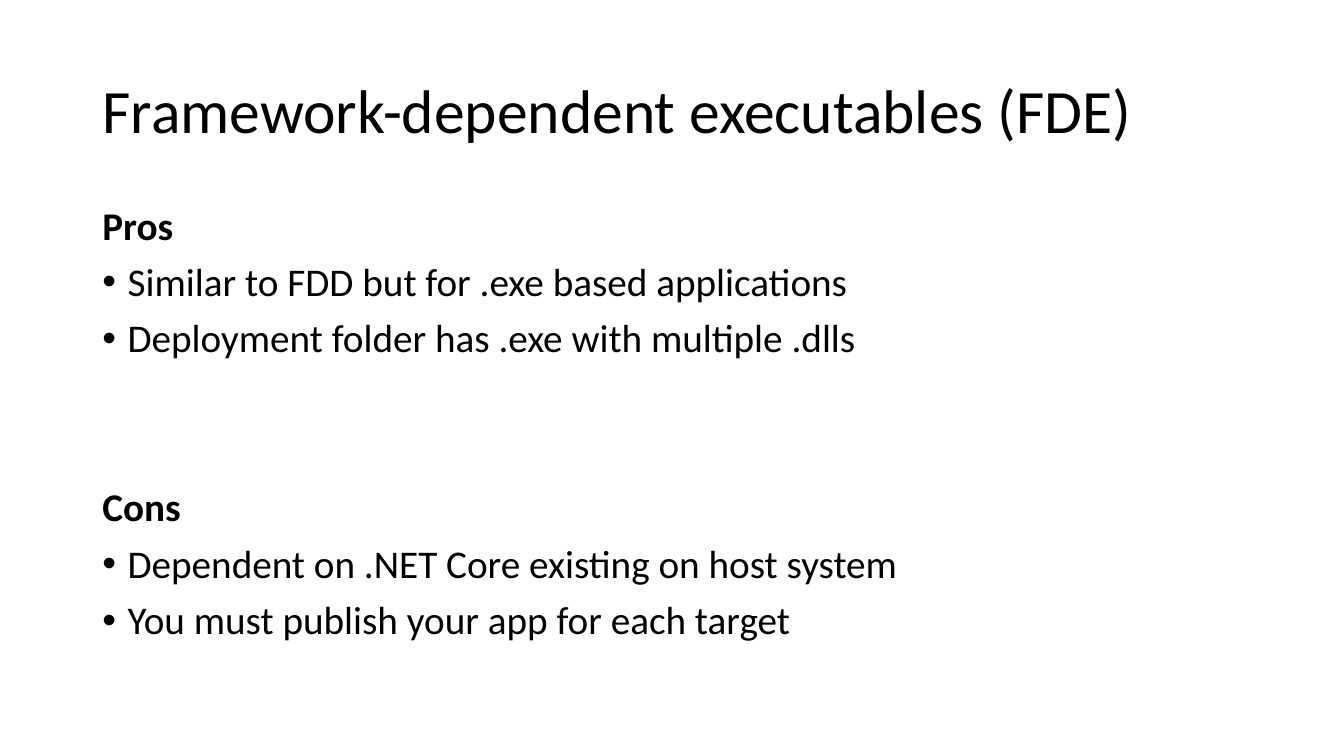
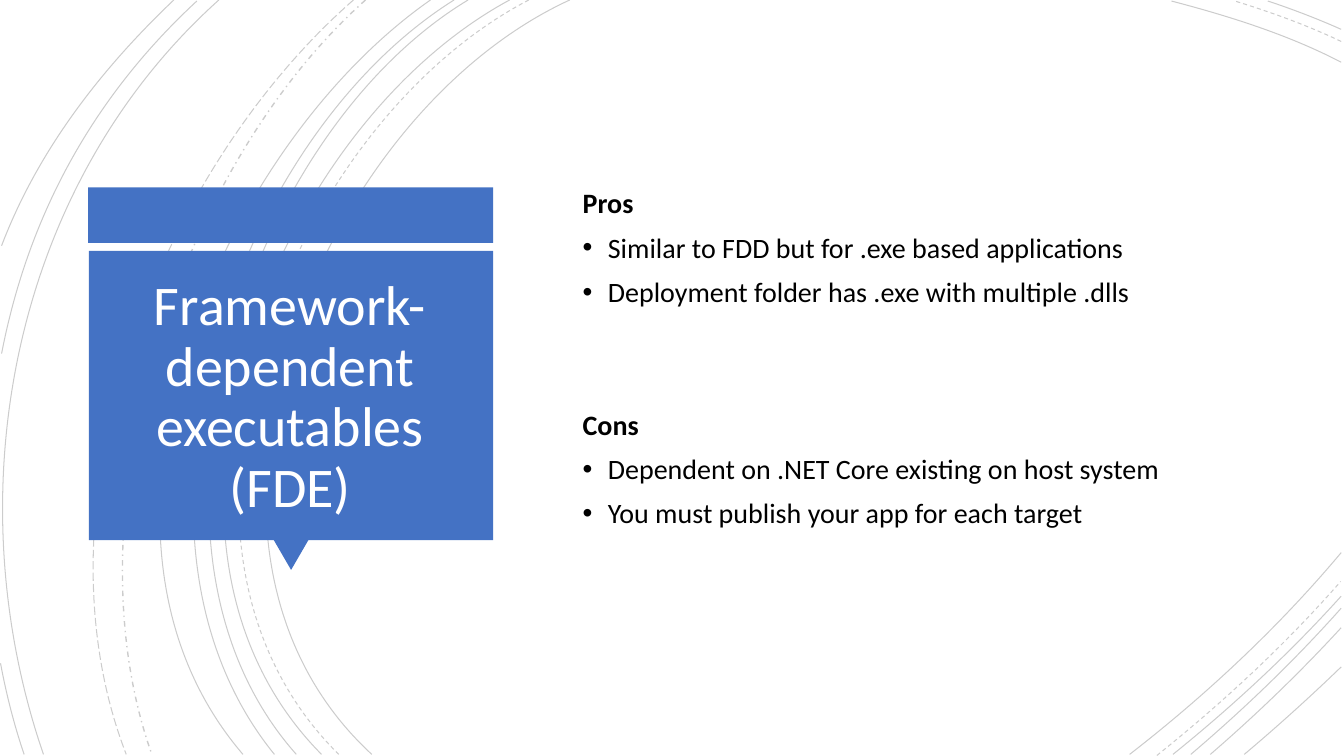
Before and after one commit to isaacrlevin/levin-talks, a slide deck: slide 11 of ASP.NETCoreDeployment/Ship It Good.pptx. Drawn at 1344x756 pixels with LibreOffice and Linux fonts; fonts in the diff are those of the drawing. Boxes give left, top, right and bottom in pixels: in the first picture for what was removed or moved away, otherwise in the second. Text is boxed around its words. In the diff, an @@ line names an element or a change of style, - is before the commit and + after.

```diff
--- a/ASP.NETCoreDeployment/Ship It Good.pptx
+++ b/ASP.NETCoreDeployment/Ship It Good.pptx
@@ group added at bbox=[0, 0, 1342, 756]: 21 freeform shapes @@
@@ rectangle added at bbox=[89, 188, 494, 243], fill #4472C4 @@
@@ text "Pros": place and size @@
-text "Pros" at bbox=[102, 214, 897, 641]
+text "Pros" at bbox=[583, 194, 1159, 528]
@@ text "Pros" at bbox=[583, 194, 1159, 528]: size 28 to 20 pt; vertical alignment top to middle @@
@@ rectangle added at bbox=[89, 251, 493, 540], fill #4472C4 @@
@@ title "Framework-dependent executables (FDE)": place and size @@
-title "Framework-dependent executables (FDE)" at bbox=[102, 88, 1132, 143]
+title "Framework-dependent executables (FDE)" at bbox=[154, 286, 426, 515]
@@ title "Framework-dependent executables (FDE)" at bbox=[154, 286, 426, 515]: size 44 to 40 pt, text colour #000000 to #FFFFFF; alignment left to centre @@
@@ triangle added at bbox=[273, 540, 309, 571], fill #4472C4 @@
```
Also in this commit, not shown: 21 other slides changed, 6 slides added, 1 slide removed, 7 other files.
